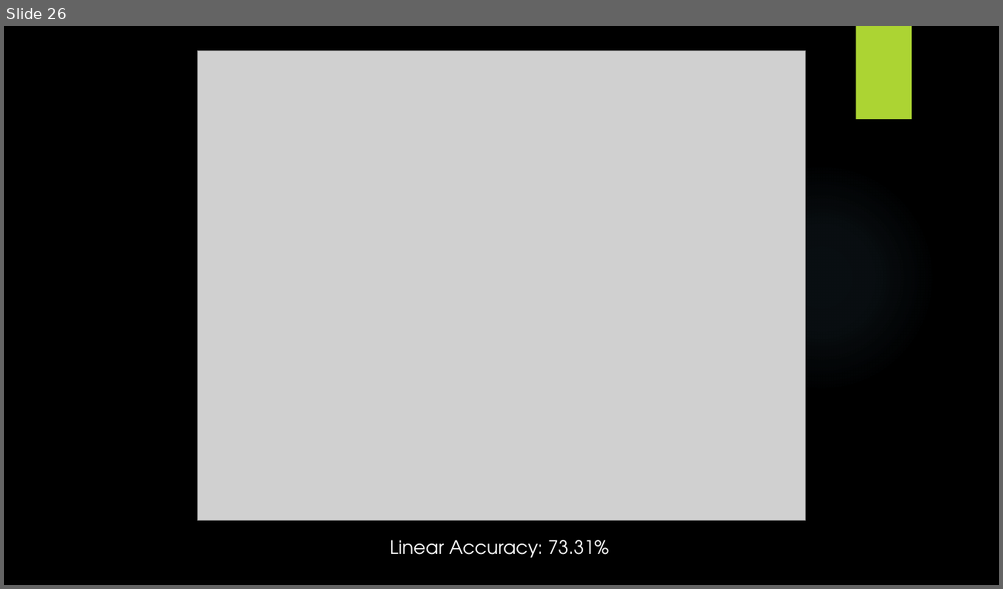
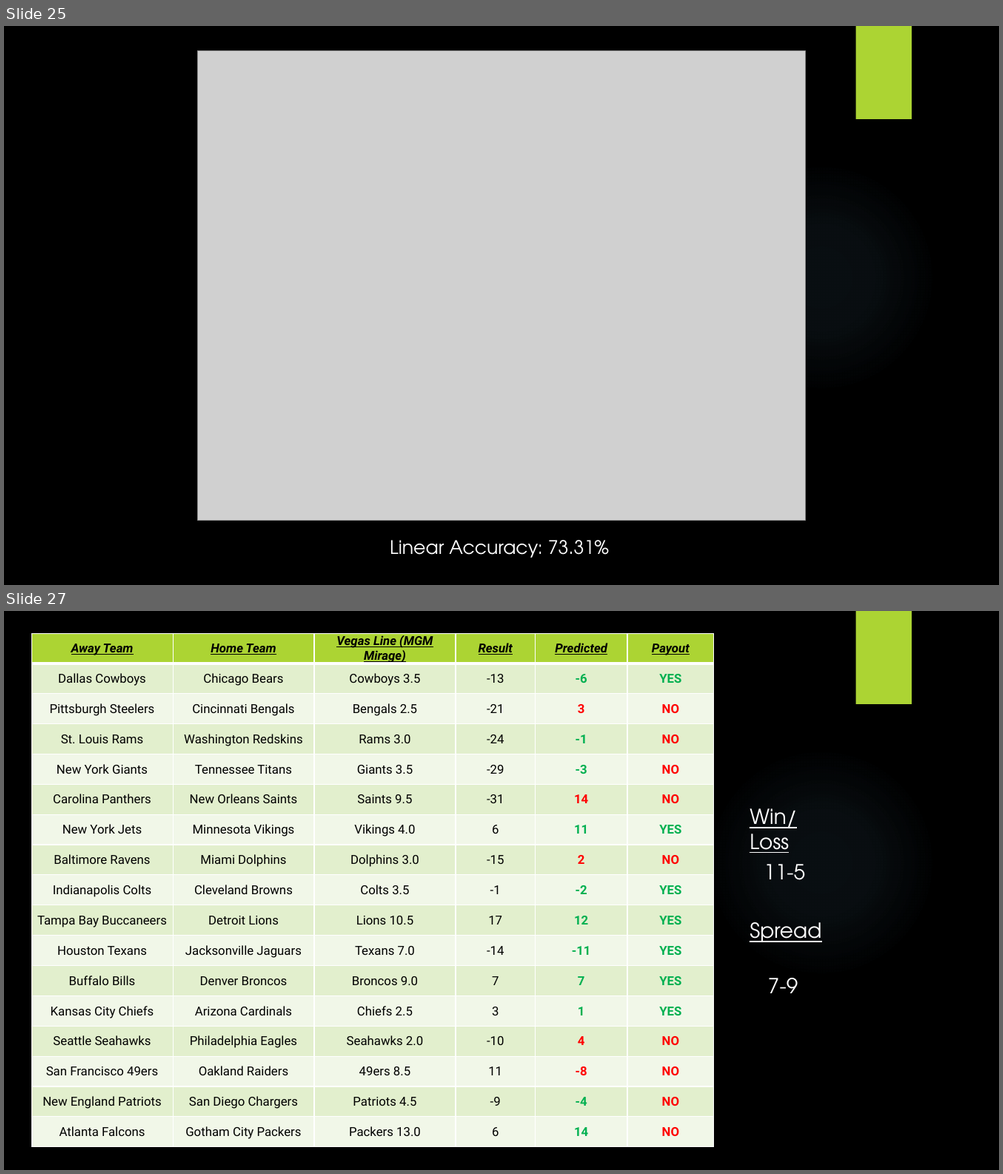
Before and after one commit to codyhock/Senior-Project, a slide deck: CHOCKfinal.pptx. Shown one above the other, each under a label of ours: slide 26 before the commit, slides 25 and 27 after it; the slides between them are not shown. The pictures are 1003x589 and 1003x1174 pixels, drawn with LibreOffice and Linux fonts; fonts in the diff are those of the drawing; grey boxes stand for pictures; background and template pictures are left out. Boxes give left, top, right and bottom in pixels: in the first picture for what was removed or moved away, otherwise in the second. Text is boxed around its words. In the diff, an @@ line names an element or a change of style, - is before the commit and + after.

```diff
--- a/CHOCKfinal.pptx
+++ b/CHOCKfinal.pptx
@@ slide 27 added at [4, 611, 999, 1170], background picture (left out); not listed: 2 template elements that a slide beside it also shows @@
@@ table added at [31, 633, 714, 1148], 17 rows, 6 columns @@
+Away Team | Home Team | Vegas Line (MGM Mirage) | Result | Predicted | Payout
+Dallas Cowboys | Chicago Bears | Cowboys 3.5 | -13 | -6 | YES
+Pittsburgh Steelers | Cincinnati Bengals | Bengals 2.5 | -21 | 3 | NO
+St. Louis Rams | Washington Redskins | Rams 3.0 | -24 | -1 | NO
+New York Giants | Tennessee Titans | Giants 3.5 | -29 | -3 | NO
+Carolina Panthers | New Orleans Saints | Saints 9.5 | -31 | 14 | NO
+New York Jets | Minnesota Vikings | Vikings 4.0 | 6 | 11 | YES
+Baltimore Ravens | Miami Dolphins | Dolphins 3.0 | -15 | 2 | NO
+Indianapolis Colts | Cleveland Browns | Colts 3.5 | -1 | -2 | YES
+Tampa Bay Buccaneers | Detroit Lions | Lions 10.5 | 17 | 12 | YES
+Houston Texans | Jacksonville Jaguars | Texans 7.0 | -14 | -11 | YES
+Buffalo Bills | Denver Broncos | Broncos 9.0 | 7 | 7 | YES
+Kansas City Chiefs | Arizona Cardinals | Chiefs 2.5 | 3 | 1 | YES
+Seattle Seahawks | Philadelphia Eagles | Seahawks 2.0 | -10 | 4 | NO
+San Francisco 49ers | Oakland Raiders | 49ers 8.5 | 11 | -8 | NO
+New England Patriots | San Diego Chargers | Patriots 4.5 | -9 | -4 | NO
+Atlanta Falcons | Gotham City Packers | Packers 13.0 | 6 | 14 | NO
@@ text added at [749, 809, 797, 853], 20 pt, text #FFFFFF, underline @@
+Win/Loss
@@ text added at [763, 864, 805, 880], 20 pt, text #FFFFFF @@
+11-5
@@ text added at [749, 923, 821, 943], 20 pt, text #FFFFFF, underline @@
+Spread
@@ text added at [768, 978, 797, 994], 20 pt, text #FFFFFF @@
+7-9
@@ what was slide 26 is now slide 25 @@
```
Also in this commit, not shown: 7 slides changed, 3 other slides added, 4 slides removed, 2 other files.
